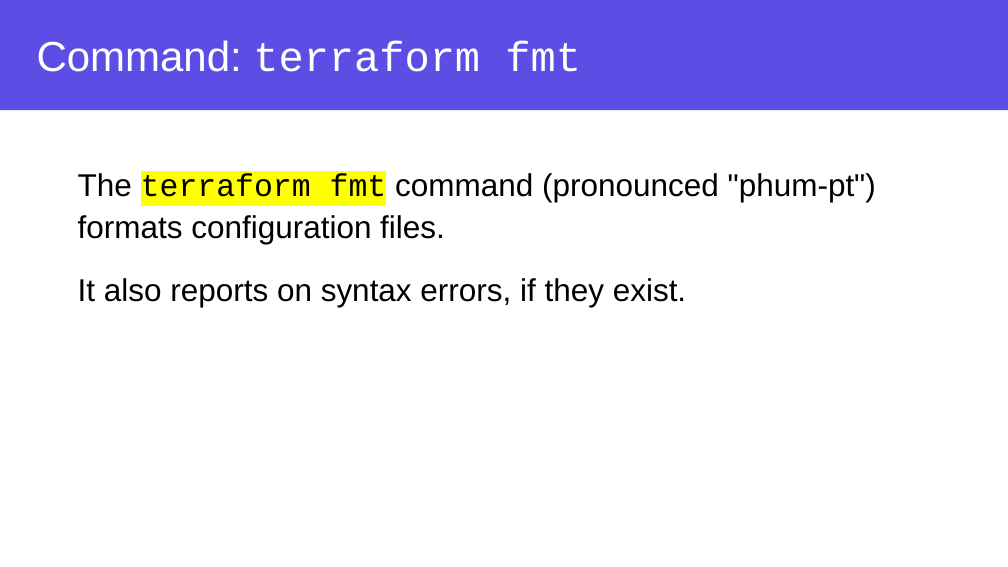
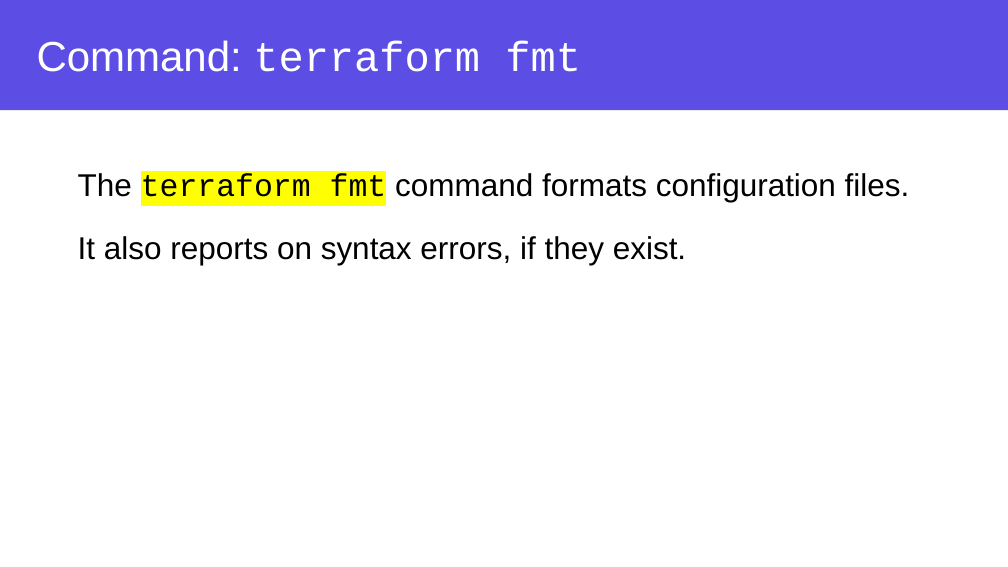
Before and after one commit to DheerajJoshi/azure-workshop-training, a slide deck: slide 21 of Slides/Azure and Terraform Workshop - Chapter 2.pptx (slide 20 before the commit). Drawn at 1008x567 pixels with LibreOffice and Linux fonts; fonts in the diff are those of the drawing; background and template pictures are left out. Boxes give left, top, right and bottom in pixels: in the first picture for what was removed or moved away, otherwise in the second. Text is boxed around its words. In the diff, an @@ line names an element or a change of style, - is before the commit and + after.

```diff
--- a/Slides/Azure and Terraform Workshop - Chapter 2.pptx
+++ b/Slides/Azure and Terraform Workshop - Chapter 2.pptx
@@ text at (78,173,910,206): text changed @@
-The terraform fmt command (pronounced "phum-pt") formats configuration files.
+The terraform fmt command formats configuration files.
```
Also in this commit, not shown: 1 other slide changed, 2 slides added, 1 slide removed, 5 other files.
